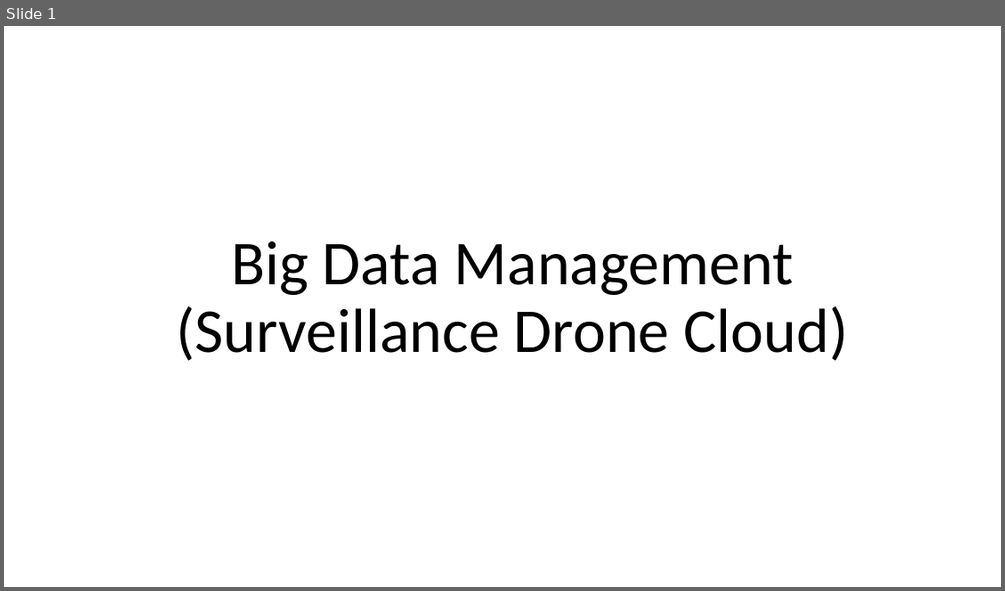
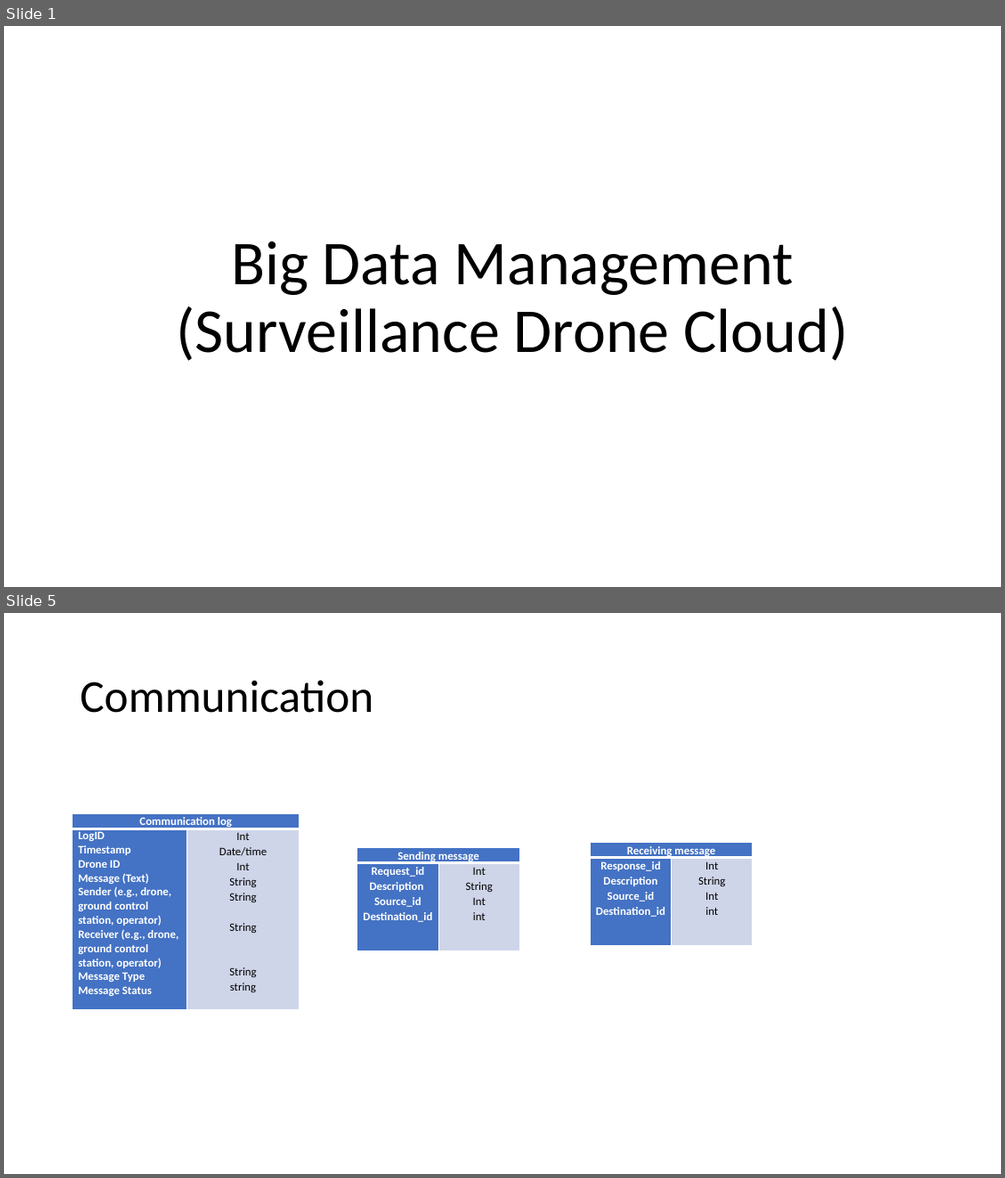
Before and after one commit to chriscwang/droneServiceCloud-1, a slide deck: weeklyMeetingsandDocuments/Big Data Management.pptx. Shown one above the other, each under a label of ours: slide 1 before the commit, slides 1 and 5 after it; the slides between them are not shown. The pictures are 1005x591 and 1005x1178 pixels, drawn with LibreOffice and Linux fonts; fonts in the diff are those of the drawing. Boxes give left, top, right and bottom in pixels: in the first picture for what was removed or moved away, otherwise in the second. Text is boxed around its words. In the diff, an @@ line names an element or a change of style, - is before the commit and + after.

```diff
--- a/weeklyMeetingsandDocuments/Big Data Management.pptx
+++ b/weeklyMeetingsandDocuments/Big Data Management.pptx
@@ slide 5 added at [4,613,1001,1174], background #FFFFFF @@
@@ title added at [80,680,373,713], 44 pt, text #000000 @@
+Communication
@@ table added at [73,813,299,1003], 2 rows, 2 columns @@
+Communication log | 
+LogID / Timestamp / Drone ID / Message (Text) / Sender (e.g., drone, ground control station, operator) / Receiver (e.g., drone, ground control station, operator) / Message Type Message Status | Int / Date/time / Int / String / String / String / String / string
@@ table added at [357,848,520,949], 2 rows, 2 columns @@
+Sending message | 
+Request_id / Description / Source_id / Destination_id | Int / String / Int / int
@@ table added at [591,843,753,944], 2 rows, 2 columns @@
+Receiving message | 
+Response_id / Description / Source_id / Destination_id | Int / String / Int / int
```
Also in this commit, not shown: 3 slides changed, 9 other slides added, 1 slide removed.
